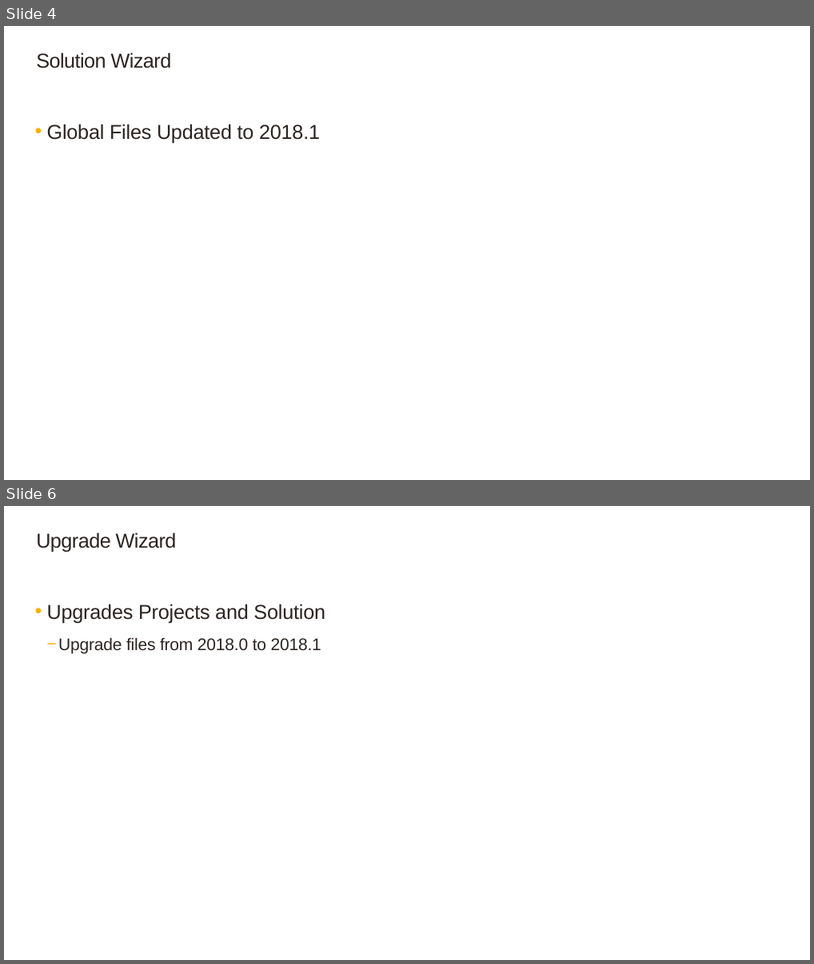
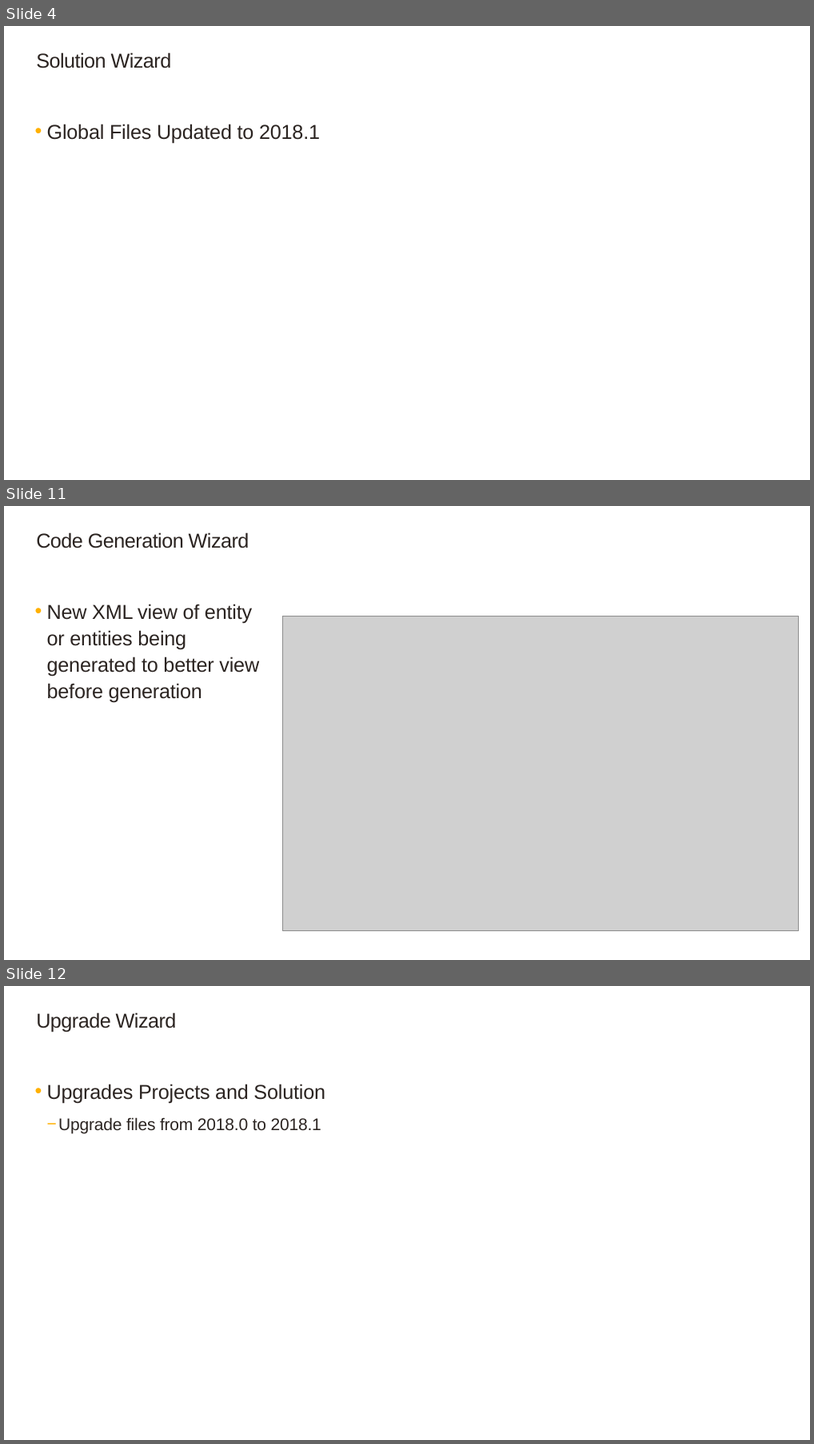
Before and after one commit to SageNADev/Sage300-SDK, a slide deck: docs/presentations/Sage300SDK_2018.1WebSDKOverview.pptx. Shown one above the other, each under a label of ours: slides 4 and 6 before the commit, slides 4, 11 and 12 after it; the slides between them are not shown. The pictures are 814x964 and 814x1444 pixels, drawn with LibreOffice and Linux fonts; fonts in the diff are those of the drawing; grey boxes stand for pictures; background and template pictures are left out. Boxes give left, top, right and bottom in pixels: in the first picture for what was removed or moved away, otherwise in the second. Text is boxed around its words. In the diff, an @@ line names an element or a change of style, - is before the commit and + after.

```diff
--- a/docs/presentations/Sage300SDK_2018.1WebSDKOverview.pptx
+++ b/docs/presentations/Sage300SDK_2018.1WebSDKOverview.pptx
@@ slide 11 added at <box>4,506,810,960</box>, background #FFFFFF @@
@@ title added at <box>36,532,250,548</box>, 24 pt, text #2B2421 @@
+Code Generation Wizard
@@ text added at <box>47,604,259,703</box>, 24 pt, text #2B2421 @@
+  • New XML view of entity or entities being generated to better view before generation
@@ picture added at <box>283,616,799,931</box> @@
@@ what was slide 6 is now slide 12 @@
```
Also in this commit, not shown: 4 slides changed, 7 other slides added, 1 other file.
